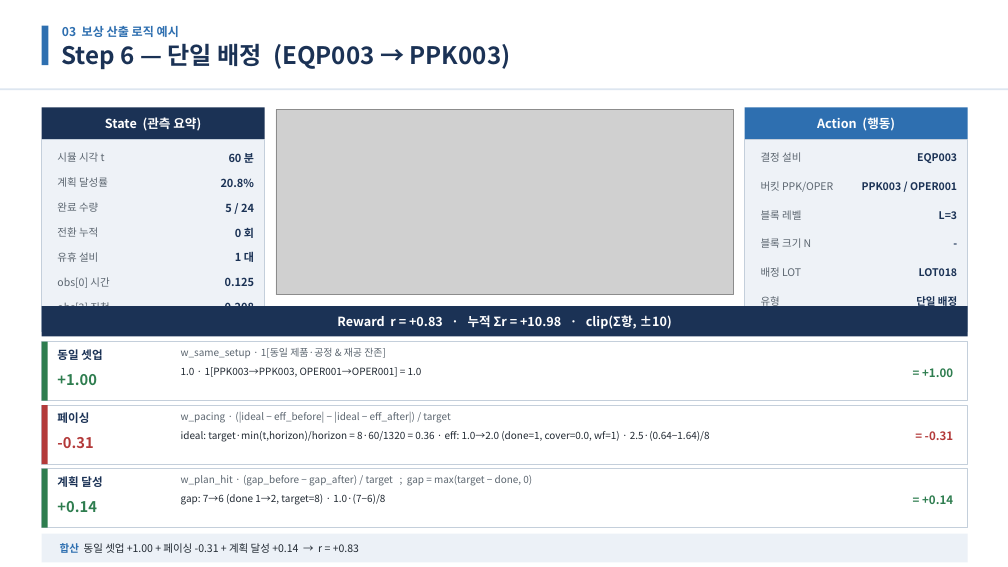
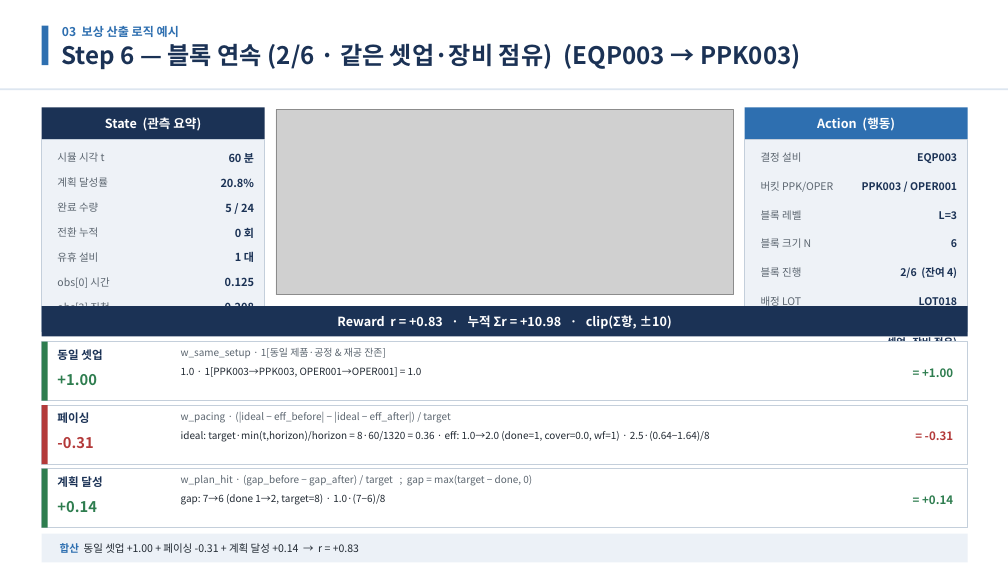
Before and after one commit to relighting123/pjt_scheduling, a slide deck: slide 16 of docs/BulkFill_스케줄링_발표자료.pptx. Drawn at 1008x567 pixels with LibreOffice and Linux fonts; fonts in the diff are those of the drawing; grey boxes stand for pictures. Boxes give left, top, right and bottom in pixels: in the first picture for what was removed or moved away, otherwise in the second. Text is boxed around its words. In the diff, an @@ line names an element or a change of style, - is before the commit and + after.

```diff
--- a/docs/BulkFill_스케줄링_발표자료.pptx
+++ b/docs/BulkFill_스케줄링_발표자료.pptx
@@ text at (x1=61, y1=43, x2=801, y2=70): text changed @@
-Step 6 — 단일 배정 (EQP003 → PPK003)
+Step 6 — 블록 연속 (2/6 · 같은 셋업·장비 점유) (EQP003 → PPK003)
@@ text removed at (x1=843, y1=236, x2=960, y2=259) @@
--
@@ text added at (x1=951, y1=239, x2=957, y2=247), 10 pt, text #1B3255, bold @@
+6
@@ text added at (x1=761, y1=267, x2=801, y2=277), 10 pt, text #5C6670 @@
+블록 진행
@@ text added at (x1=900, y1=267, x2=957, y2=278), 10 pt, text #1B3255, bold @@
+2/6 (잔여 4)
@@ text removed at (x1=916, y1=294, x2=957, y2=308) @@
-단일 배정
@@ 3 texts moved together from (x1=761, y1=267, x2=957, y2=308) to (x1=761, y1=296, x2=957, y2=337) @@
@@ text added at (x1=863, y1=335, x2=957, y2=342), 10 pt, text #1B3255, bold @@
+블록 연속 (2/6 · 같은 셋업·장비 점유)
```
Also in this commit, not shown: 5 other slides changed, 10 other files.
